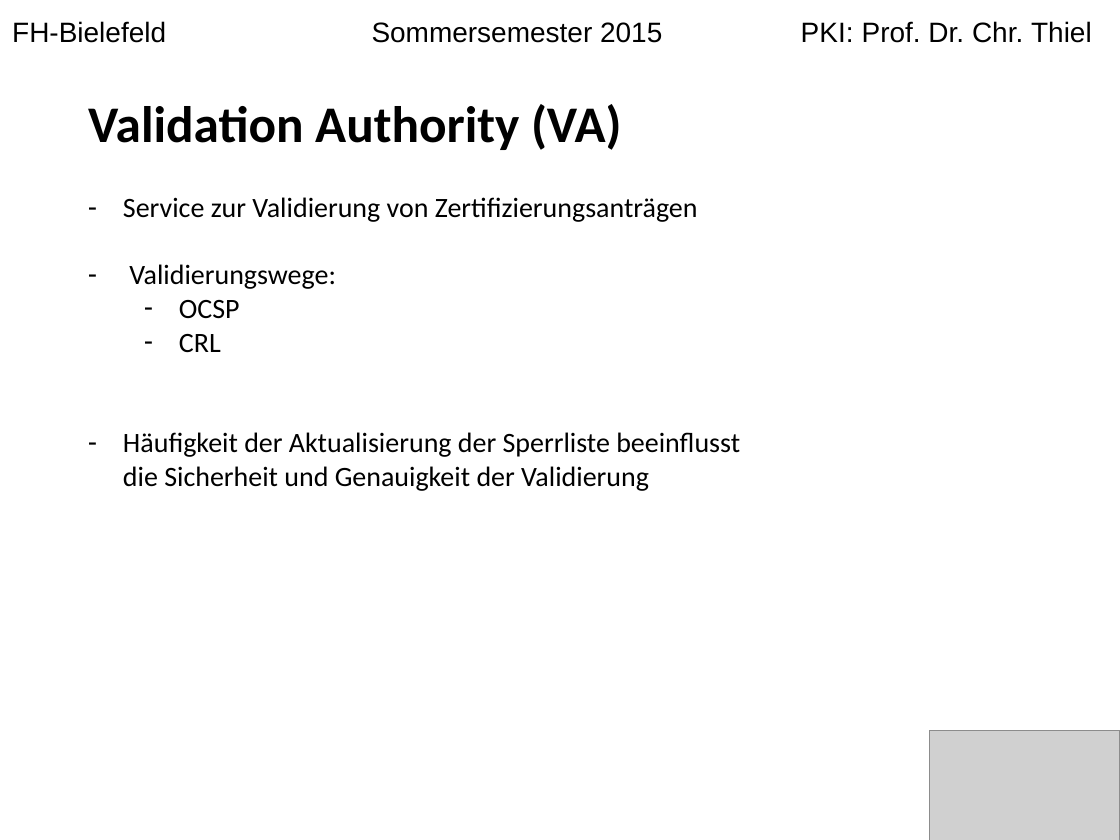
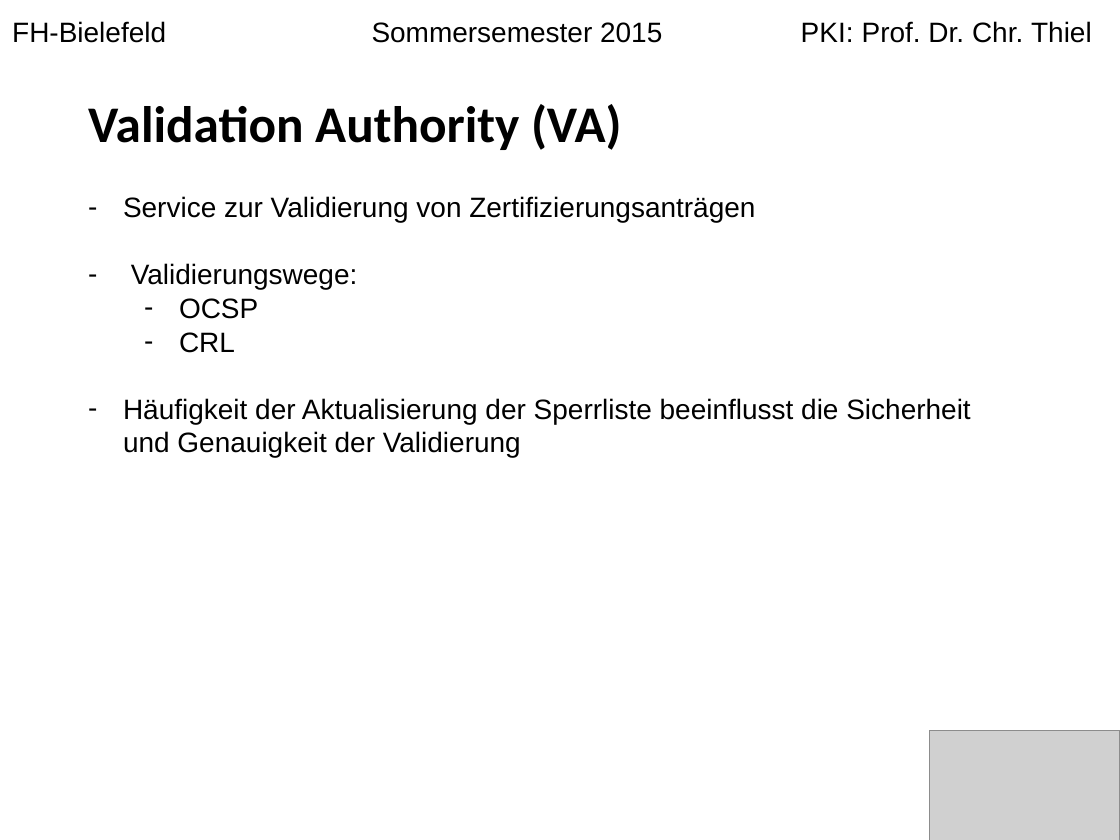
Before and after one commit to langec/pki, a slide deck: slide 8 of Erstellung_einer_PKI.pptx (slide 7 before the commit). Drawn at 1120x840 pixels with LibreOffice and Linux fonts; fonts in the diff are those of the drawing; grey boxes stand for pictures. Boxes give left, top, right and bottom in pixels: in the first picture for what was removed or moved away, otherwise in the second. Text is boxed around its words. In the diff, an @@ line names an element or a change of style, - is before the commit and + after.

```diff
--- a/Erstellung_einer_PKI.pptx
+++ b/Erstellung_einer_PKI.pptx
@@ text "Service zur Validierung von Zertifizierungsanträgen" at <box>123,196,970,458</box>: font Calibri to Arial @@
```
Also in this commit, not shown: 9 other slides changed, 1 slide removed.
